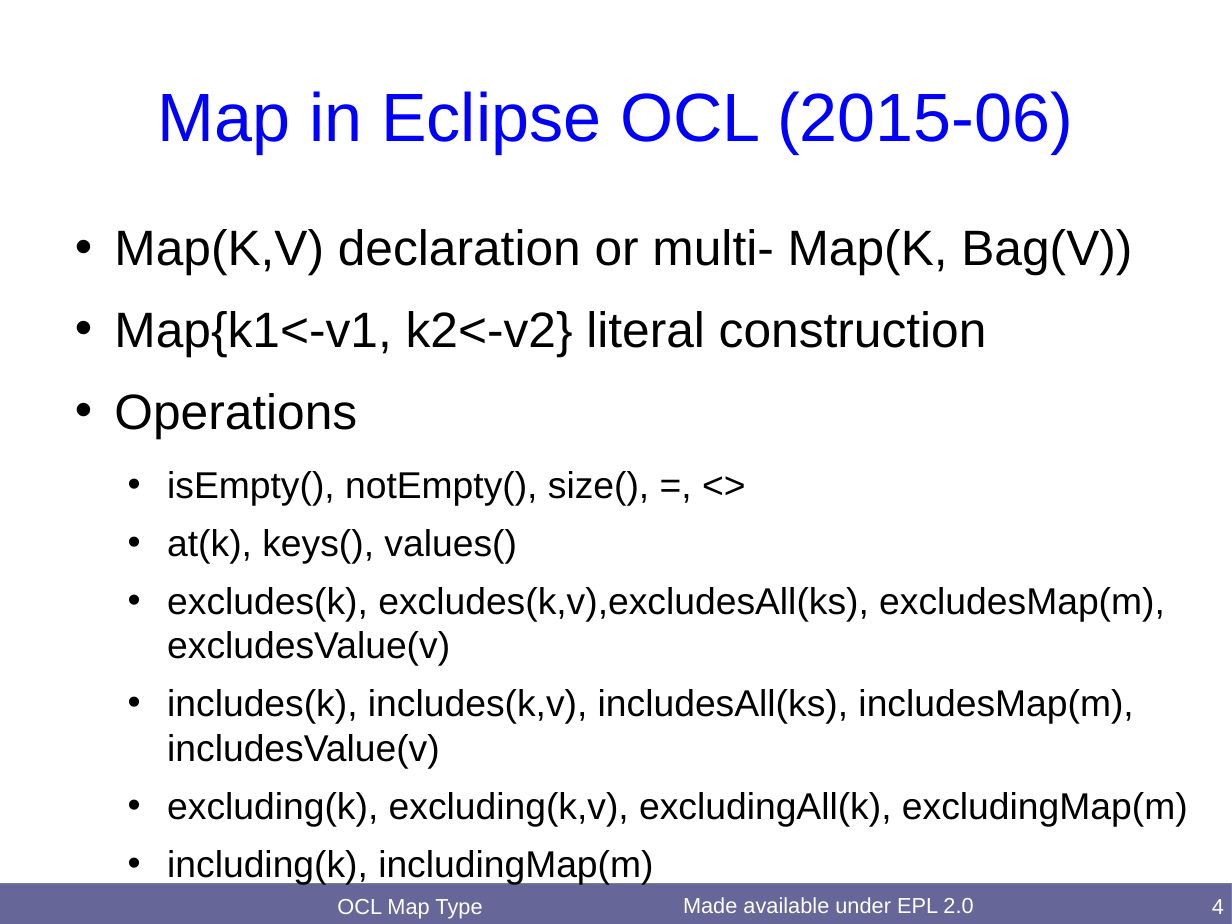
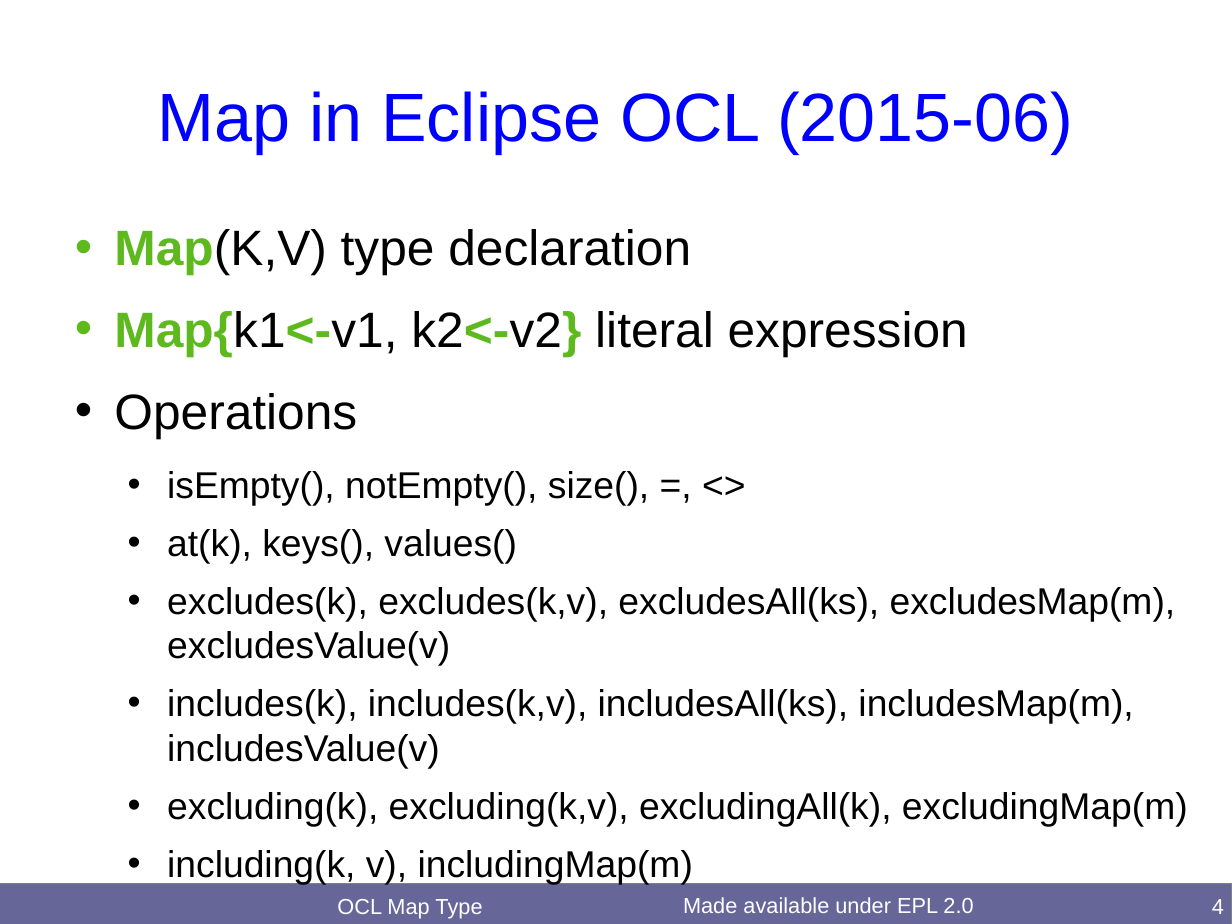
Before and after one commit to eclipse-ocl/ocl-website, a slide deck: slide 4 of ocl/docs/publications/OCL2019MapType/OCLMapType.odp. Drawn at 1232x924 pixels with LibreOffice and Linux fonts; fonts in the diff are those of the drawing. Boxes give left, top, right and bottom in pixels: in the first picture for what was removed or moved away, otherwise in the second. Text is boxed around its words. In the diff, an @@ line names an element or a change of style, - is before the commit and + after.

Commit message:
[ocl] Final Keynote / Visualization / Map Type slides

```diff
--- a/ocl/docs/publications/OCL2019MapType/OCLMapType.odp
+++ b/ocl/docs/publications/OCL2019MapType/OCLMapType.odp
@@ text at (114, 229, 968, 357): text changed @@
-• Map(K,V) declaration or multi- Map(K, Bag(V))
-• Map{k1<-v1, k2<-v2} literal construction
+• Map(K,V) type declaration
+• Map{k1<-v1, k2<-v2} literal expression
@@ text at (167, 587, 1176, 666): spaces changed @@
-  • excludes(k), excludes(k,v),excludesAll(ks), excludesMap(m), excludesValue(v)
+  • excludes(k), excludes(k,v), excludesAll(ks), excludesMap(m), excludesValue(v)
@@ text at (167, 850, 693, 885): text changed @@
-  • including(k), includingMap(m)
+  • including(k, v), includingMap(m)
```
Also in this commit, not shown: 2 other slides changed, 1 slide added, 2 other files.
